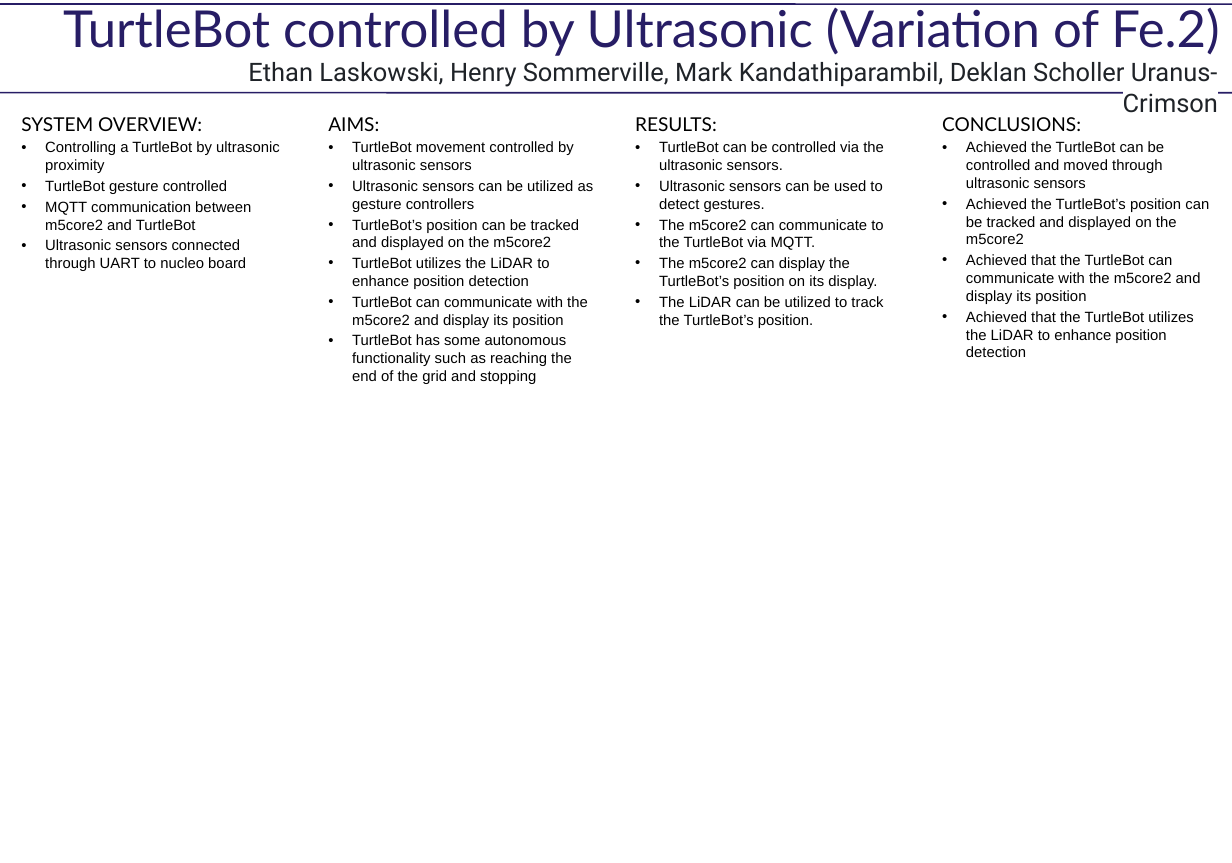
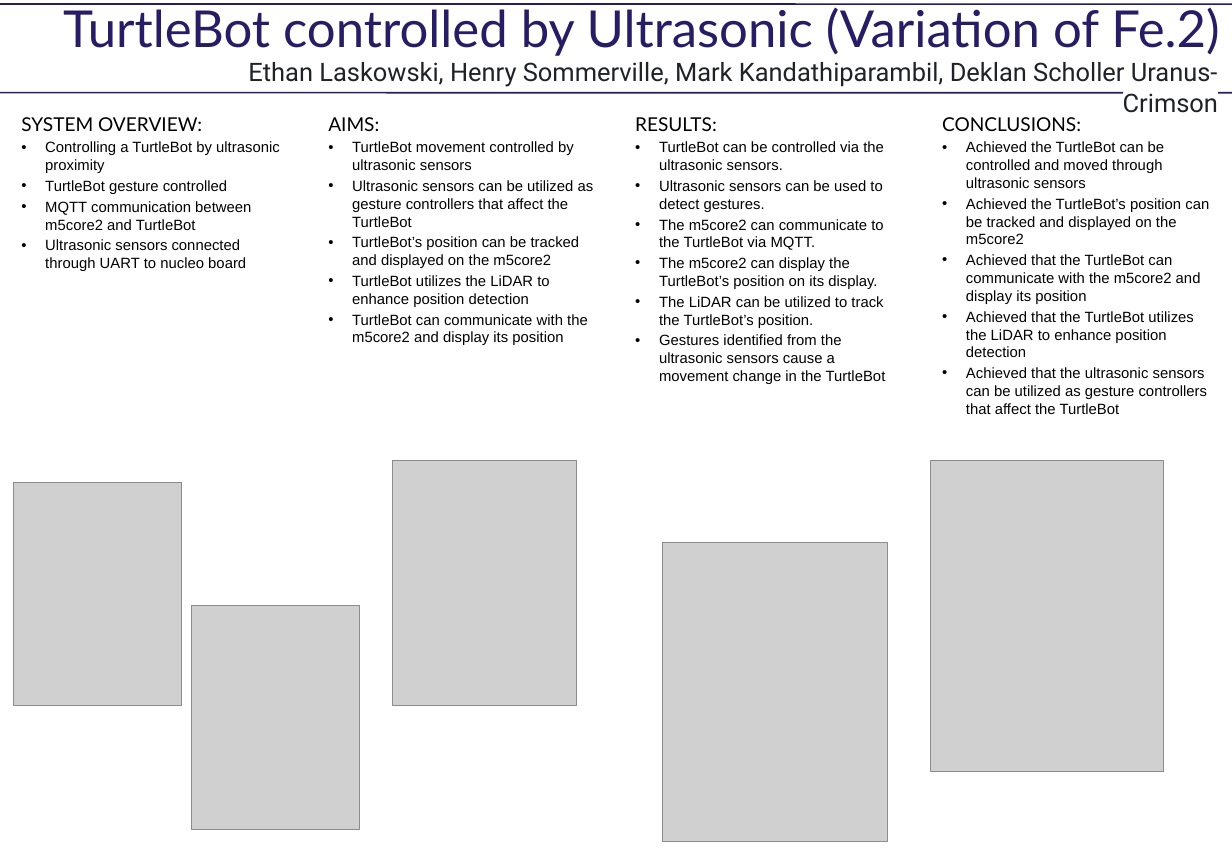
Before and after one commit to s4698486-Ethan/CSSE4011-Uranus-Crimson, a slide deck: slide 1 of Project Information Files/Poster.pptx. Drawn at 1232x863 pixels with LibreOffice and Linux fonts; fonts in the diff are those of the drawing; grey boxes stand for pictures. Boxes give left, top, right and bottom in pixels: in the first picture for what was removed or moved away, otherwise in the second. Text is boxed around its words. In the diff, an @@ line names an element or a change of style, - is before the commit and + after.

Commit message:
Updated poster and added images, needs final checks

```diff
--- a/Project Information Files/Poster.pptx
+++ b/Project Information Files/Poster.pptx
@@ text at (x1=352, y1=180, x2=594, y2=227): text changed @@
-• Ultrasonic sensors can be utilized as gesture controllers
+• Ultrasonic sensors can be utilized as gesture controllers that affect the TurtleBot
@@ text at (x1=352, y1=334, x2=572, y2=384): paragraph removed @@
-• TurtleBot has some autonomous functionality such as reaching the end of the grid and stopping
@@ text at (x1=659, y1=334, x2=886, y2=384): paragraph added @@
+• Gestures identified from the ultrasonic sensors cause a movement change in the TurtleBot
@@ text at (x1=966, y1=367, x2=1208, y2=414): paragraph added @@
+• Achieved that the ultrasonic sensors can be utilized as gesture controllers that affect the TurtleBot
@@ picture added at (x1=392, y1=460, x2=576, y2=705) @@
@@ picture added at (x1=930, y1=460, x2=1164, y2=771) @@
@@ picture added at (x1=13, y1=482, x2=182, y2=705) @@
@@ picture added at (x1=663, y1=542, x2=888, y2=841) @@
@@ picture added at (x1=192, y1=605, x2=360, y2=829) @@
```
